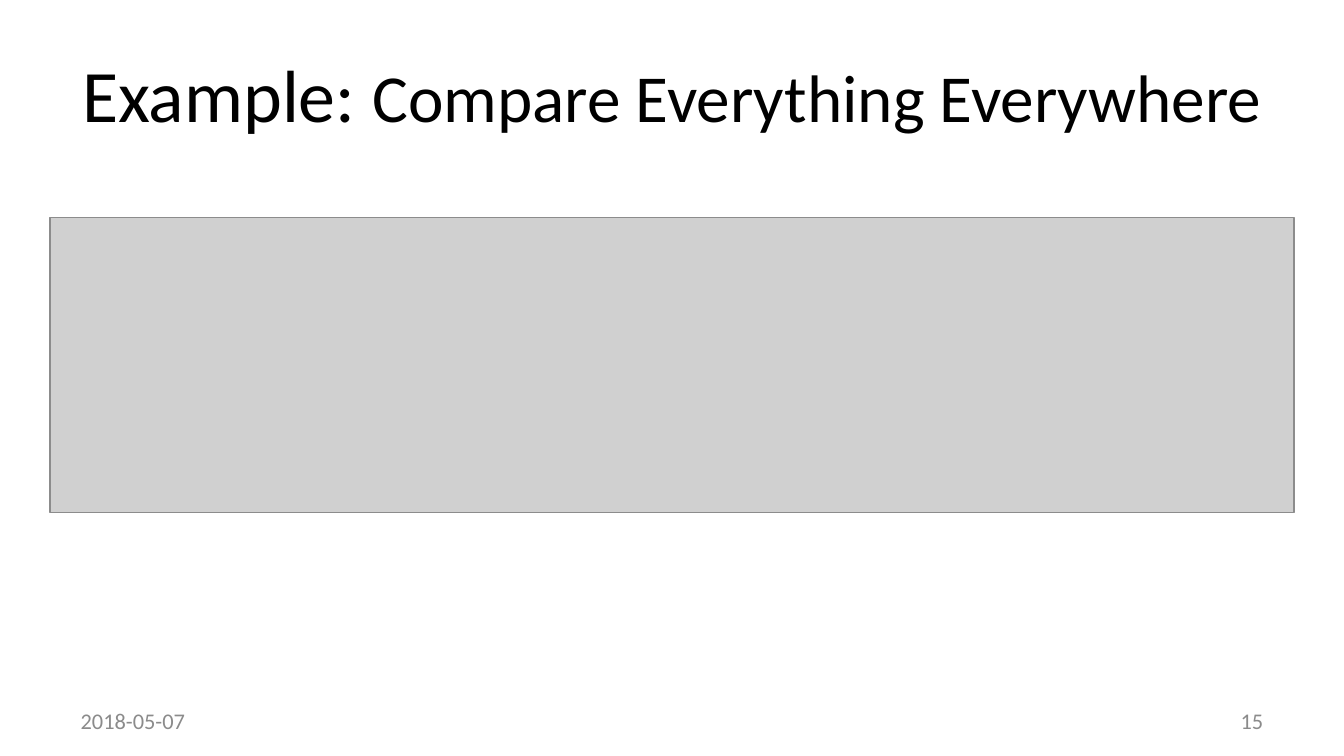
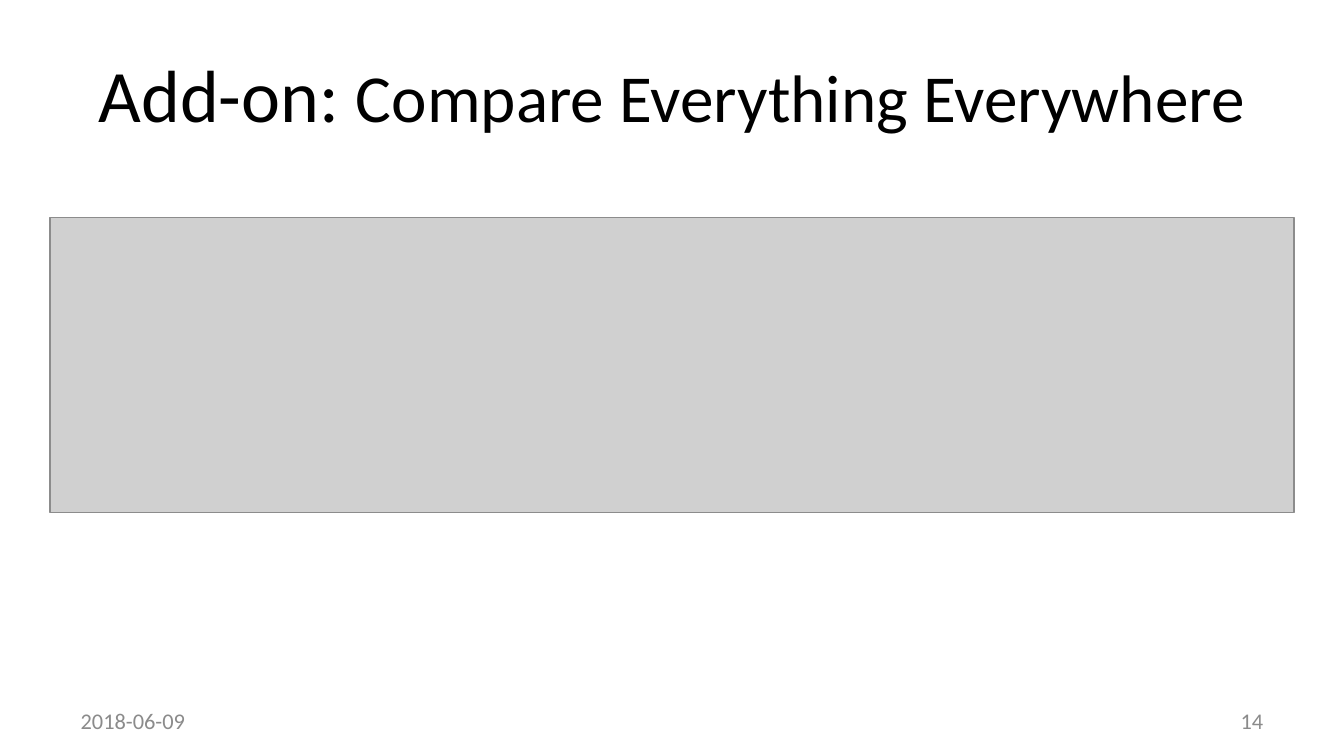
Before and after one commit to method5/method5.github.io, a slide deck: slide 14 of presentations/Method5 Remote Execution - KSCOPE 18 Jon Heller.pptx (slide 15 before the commit). Drawn at 1344x756 pixels with LibreOffice and Linux fonts; fonts in the diff are those of the drawing; grey boxes stand for pictures; background and template pictures are left out. Boxes give left, top, right and bottom in pixels: in the first picture for what was removed or moved away, otherwise in the second. Text is boxed around its words. In the diff, an @@ line names an element or a change of style, - is before the commit and + after.

```diff
--- a/presentations/Method5 Remote Execution - KSCOPE 18 Jon Heller.pptx
+++ b/presentations/Method5 Remote Execution - KSCOPE 18 Jon Heller.pptx
@@ title at [99,70,1244,134]: text changed @@
-Example: Compare Everything Everywhere
+Add-on: Compare Everything Everywhere
@@ text at [81,714,185,729]: text changed @@
-2018-05-07
+2018-06-09
@@ page number at [1241,714,1264,729]: text changed @@
-15
+14
```
Also in this commit, not shown: 22 other slides changed, 3 slides added, 2 slides removed.
